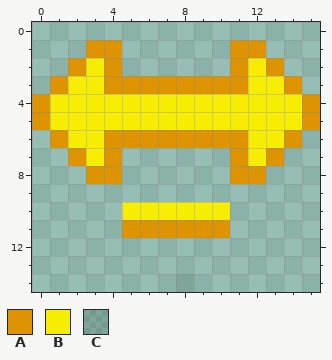
Pixel-art sprite, stored at edu.rice.cs.hpctraceviewer.ui/resources/zoom-out-time.png. Above, as it was before the edit.
The file is 16x15 pixels. Pixels under 10% opacity are left out.
Palette (. is transparent): A #dd9400  B #f7ed00  C #001a0727
And afterwards:
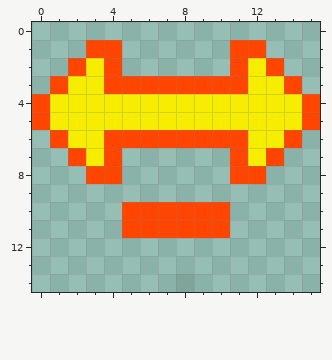
From old to new:
{"colour":"A","old":"#dd9400","new":"#ff4500"}
{"y":10,"x":5,"old":"BBBBBB","new":"AAAAAA"}
{"label":"changed","picture_box":[32,40,320,238]}
